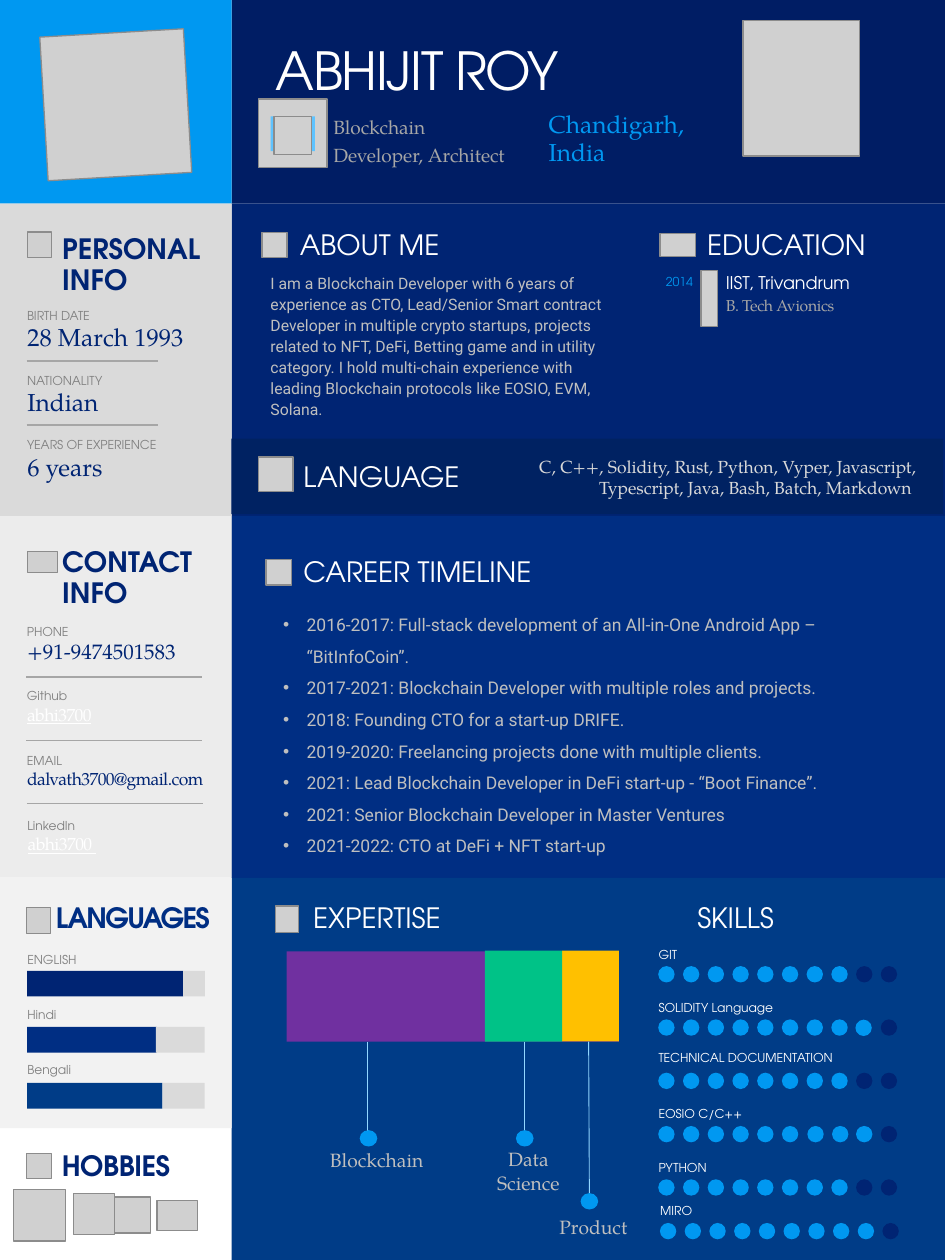
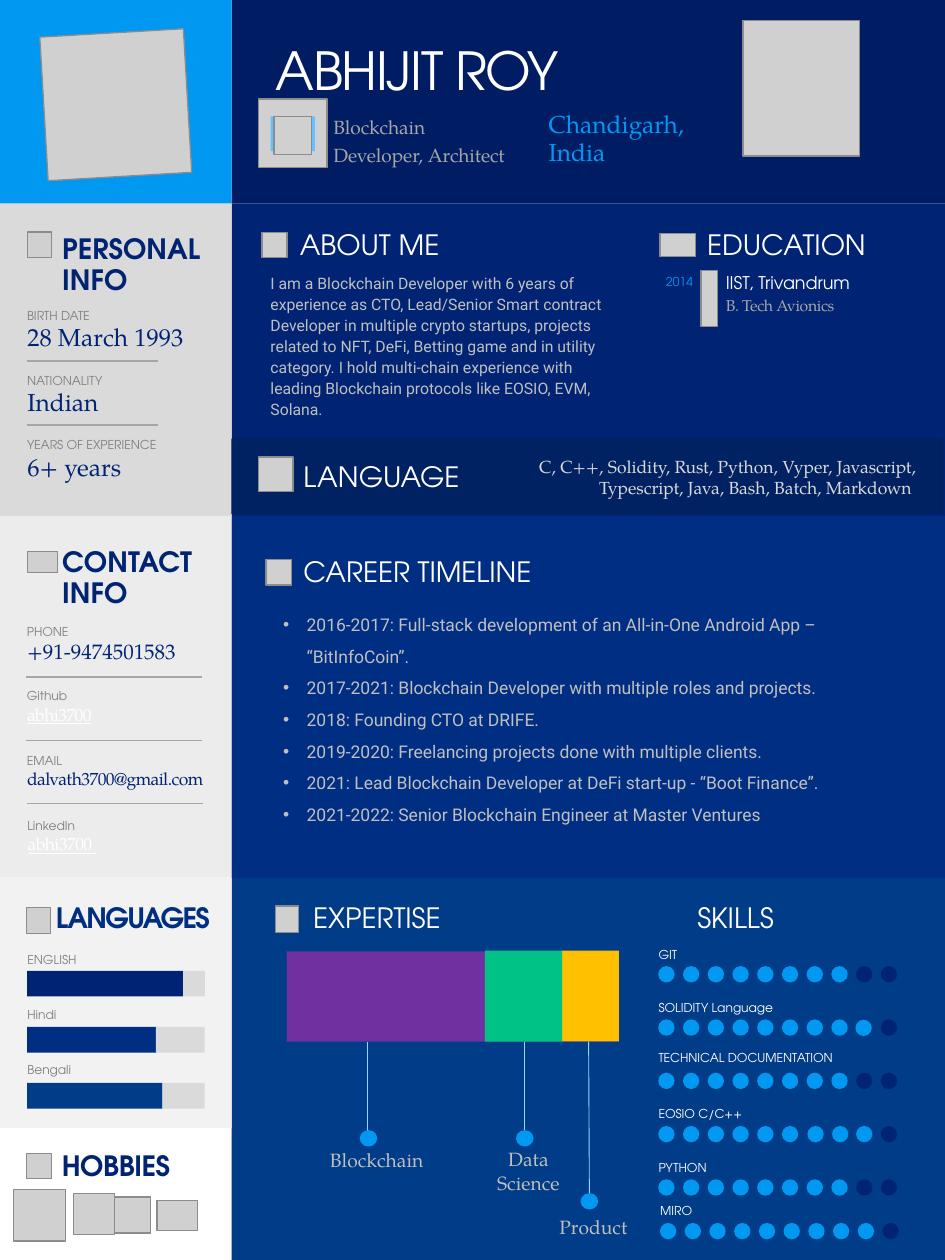
Before and after one commit to abhi3700/my_resume, a slide deck: slide 1 of my_resume.pptx. Drawn at 945x1260 pixels with LibreOffice and Linux fonts; fonts in the diff are those of the drawing; grey boxes stand for pictures; background and template pictures are left out. Boxes give left, top, right and bottom in pixels: in the first picture for what was removed or moved away, otherwise in the second. Text is boxed around its words. In the diff, an @@ line names an element or a change of style, - is before the commit and + after.

```diff
--- a/my_resume.pptx
+++ b/my_resume.pptx
@@ text at [27,459,121,483]: text changed @@
-6 years
+6+ years
@@ text at [307,713,539,730]: text changed @@
-• 2018: Founding CTO for a start-up DRIFE.
+• 2018: Founding CTO at DRIFE.
@@ text at [307,776,819,825]: text changed @@
-• 2021: Lead Blockchain Developer in DeFi start-up - “Boot Finance”.
-• 2021: Senior Blockchain Developer in Master Ventures
-• 2021-2022: CTO at DeFi + NFT start-up
+• 2021: Lead Blockchain Developer at DeFi start-up - “Boot Finance”.
+• 2021-2022: Senior Blockchain Engineer at Master Ventures
```
Also in this commit, not shown: 1 other slide changed, 2 other files.
